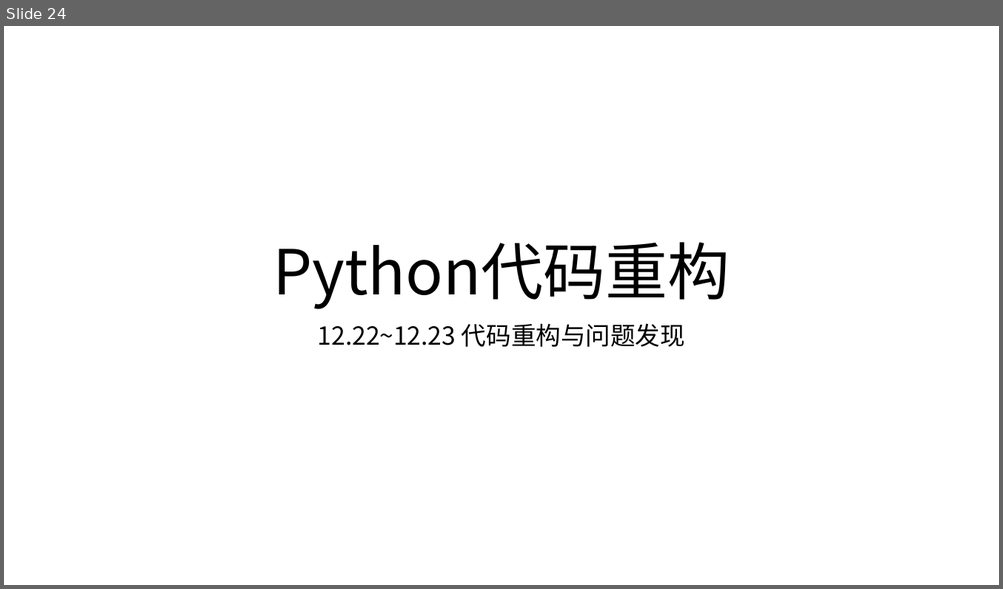
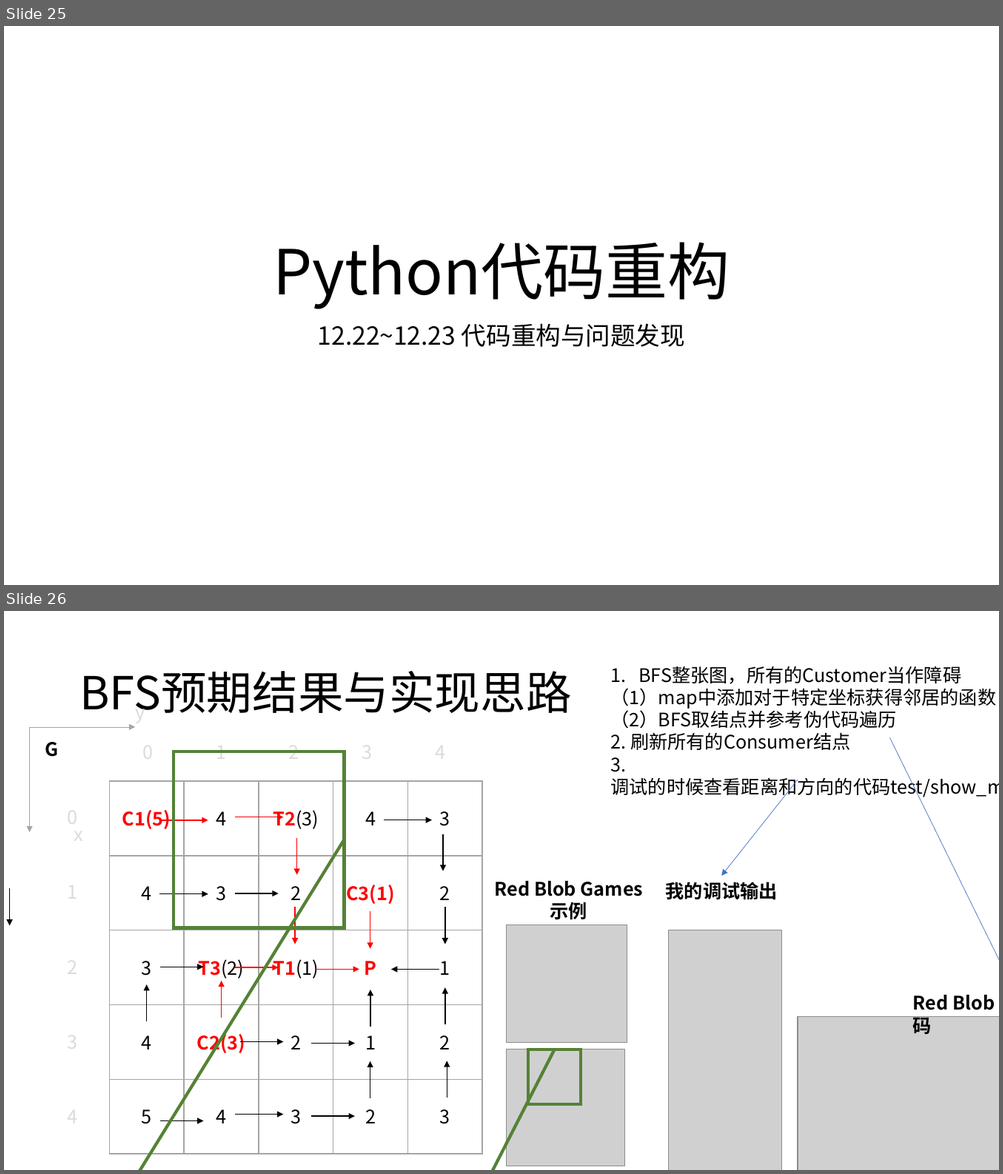
Before and after one commit to HuangDDU/hzy_algorithm, a slide deck: huawei/日志记录.pptx. Shown one above the other, each under a label of ours: slide 24 before the commit, slides 25 and 26 after it. The pictures are 1003x589 and 1003x1174 pixels, drawn with LibreOffice and Linux fonts; fonts in the diff are those of the drawing; grey boxes stand for pictures. Boxes give left, top, right and bottom in pixels: in the first picture for what was removed or moved away, otherwise in the second. Text is boxed around its words. In the diff, an @@ line names an element or a change of style, - is before the commit and + after.

```diff
--- a/huawei/日志记录.pptx
+++ b/huawei/日志记录.pptx
@@ slide 26 added at (4,611,999,1170), background #FFFFFF @@
@@ title added at (79,671,571,713), 44 pt, text #000000 @@
+BFS预期结果与实现思路
@@ text added at (611,666,999,798), 18 pt, text #000000 @@
+1. BFS整张图，所有的Customer当作障碍
+（1）map中添加对于特定坐标获得邻居的函数
+（2）BFS取结点并参考伪代码遍历
+2. 刷新所有的Consumer结点
+3. 调试的时候查看距离和方向的代码test/show_map.py
@@ arrow added from (890, 738) to (999, 988), #4472C4 0.5 pt @@
@@ rectangle added at (173,752,344,928), outline #548235 3 pt @@
@@ arrow added from (798, 780) to (722, 876), #4472C4 0.5 pt @@
@@ line added from (344, 840) to (117, 1170), #548235 3 pt @@
@@ text added at (495,881,576,897), 18 pt, text #000000, bold @@
+Red Blob Games示例
@@ text added at (666,882,777,900), 18 pt, text #000000, bold @@
+我的调试输出
@@ picture added at (506,925,627,1042) @@
@@ picture added at (668,931,782,1170) @@
@@ group added at (10,702,482,1154): 28 arrows, 25 rectangles, 13 texts @@
+x
+C1(5)
+4
+4
+T2(3)
+3
+4
+3
+C3(1)
+2
+2
+3
+T3(2)
+P
+T1(1)
+1
+4
+C2(3)
+1
+2
+2
+5
+4
+2
+3
+3
+0
+1
+2
+3
+4
+0
+1
+2
+3
+4
+y
+G
@@ text added at (913,995,994,1011), 18 pt, text #000000, bold @@
+Red Blob Games伪代码
@@ picture added at (798,1017,999,1170) @@
@@ line added from (555, 1050) to (474, 1170), #548235 3 pt @@
@@ picture added at (506,1050,625,1167) @@
@@ rectangle added at (528,1050,580,1105), outline #548235 3 pt @@
@@ what was slide 24 is now slide 25 @@
```
Also in this commit, not shown: 1 slide changed, 2 other slides added, 1 slide removed, 13 other files.
